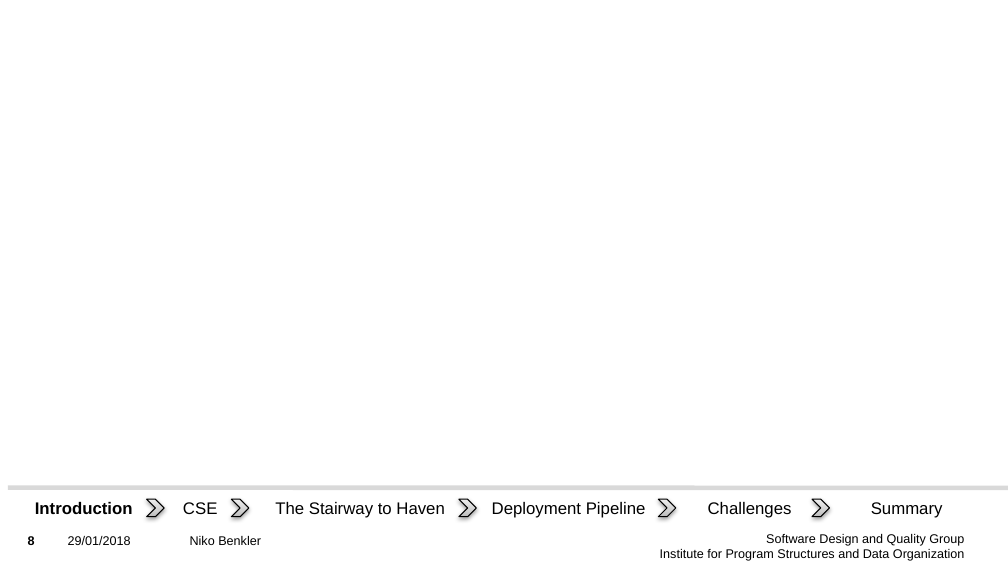
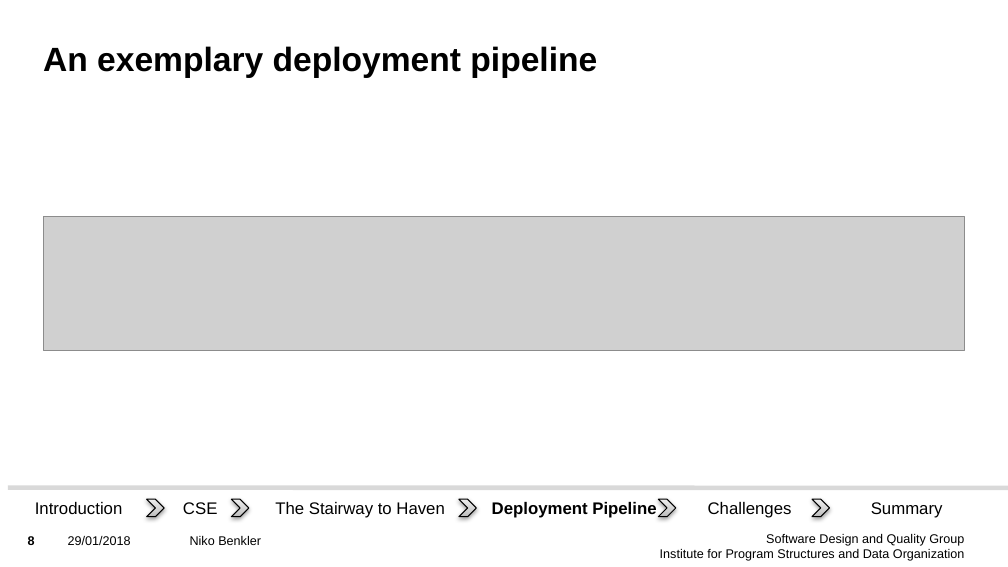
Before and after one commit to Benkler/Proseminar, a slide deck: slide 8 of Präsentation/Präsentation.pptx. Drawn at 1008x567 pixels with LibreOffice and Linux fonts; fonts in the diff are those of the drawing; grey boxes stand for pictures; background and template pictures are left out. Boxes give left, top, right and bottom in pixels: in the first picture for what was removed or moved away, otherwise in the second. Text is boxed around its words. In the diff, an @@ line names an element or a change of style, - is before the commit and + after.

```diff
--- a/Präsentation/Präsentation.pptx
+++ b/Präsentation/Präsentation.pptx
@@ title added at box(43, 46, 597, 78), 24 pt, text #000000, bold @@
+An exemplary deployment pipeline
@@ picture added at box(43, 217, 965, 351) @@
@@ text "Introduction" at box(35, 502, 123, 514): bold off @@
@@ text "Deployment Pipeline" at box(492, 502, 656, 518): bold on @@
```
Also in this commit, not shown: 6 other slides changed, 5 slides removed.
